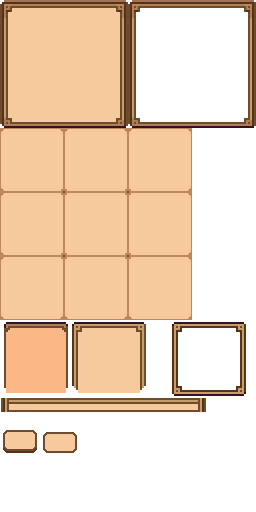
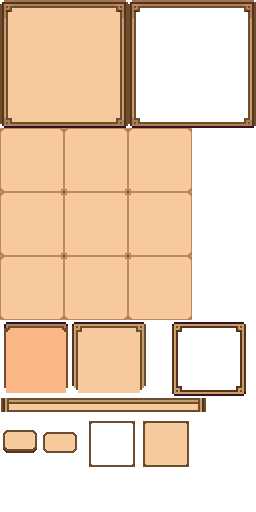
Comparing the layer stacks of the two w=256, h=512 images. Changes:
added layer "레이어 4" above "레이어 3" over [143, 421, 189, 467]
added layer "레이어 3" above "레이어 2" over [89, 421, 135, 467]
